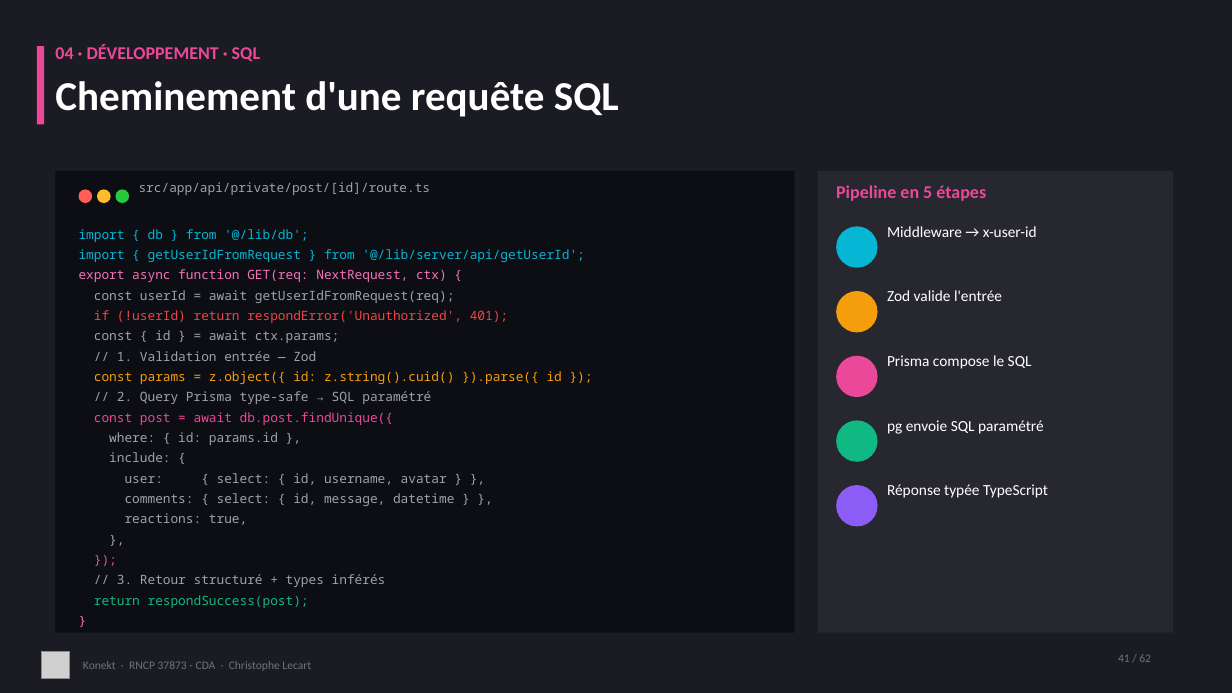
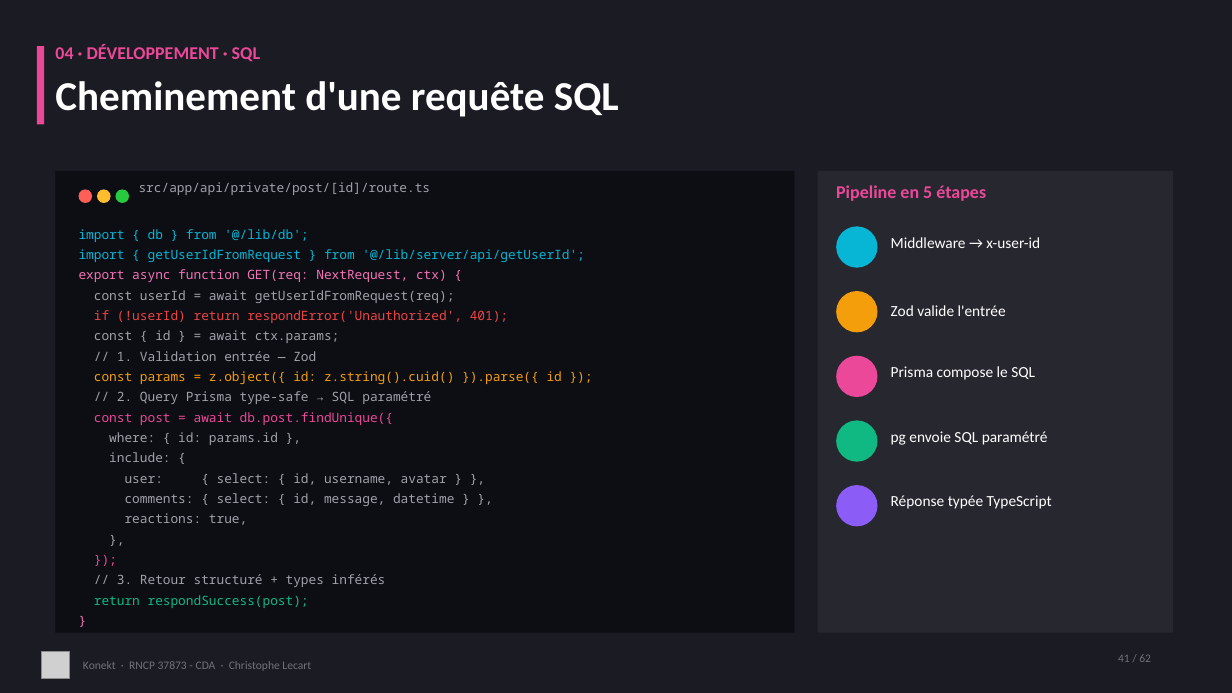
Before and after one commit to CLecart/social-network, a slide deck: slide 41 of dossier-certification/00-presentation/Konekt_RNCP_37873_Support_Visuel.pptx. Drawn at 1232x693 pixels with LibreOffice and Linux fonts; fonts in the diff are those of the drawing; grey boxes stand for pictures. Boxes give left, top, right and bottom in pixels: in the first picture for what was removed or moved away, otherwise in the second. Text is boxed around its words. In the diff, an @@ line names an element or a change of style, - is before the commit and + after.

```diff
--- a/dossier-certification/00-presentation/Konekt_RNCP_37873_Support_Visuel.pptx
+++ b/dossier-certification/00-presentation/Konekt_RNCP_37873_Support_Visuel.pptx
@@ text "Zod valide l'entrée": place and size @@
-text "Zod valide l'entrée" at box(887, 290, 1002, 301)
+text "Zod valide l'entrée" at box(891, 305, 1006, 316)
@@ 3 texts: place and size @@
-3 texts at box(887, 226, 1044, 434)
+3 texts at box(891, 237, 1048, 445)
@@ text "Réponse typée TypeScript": place and size @@
-text "Réponse typée TypeScript" at box(887, 484, 1048, 498)
+text "Réponse typée TypeScript" at box(891, 495, 1052, 509)
```
Also in this commit, not shown: 7 other slides changed, 5 other files.
